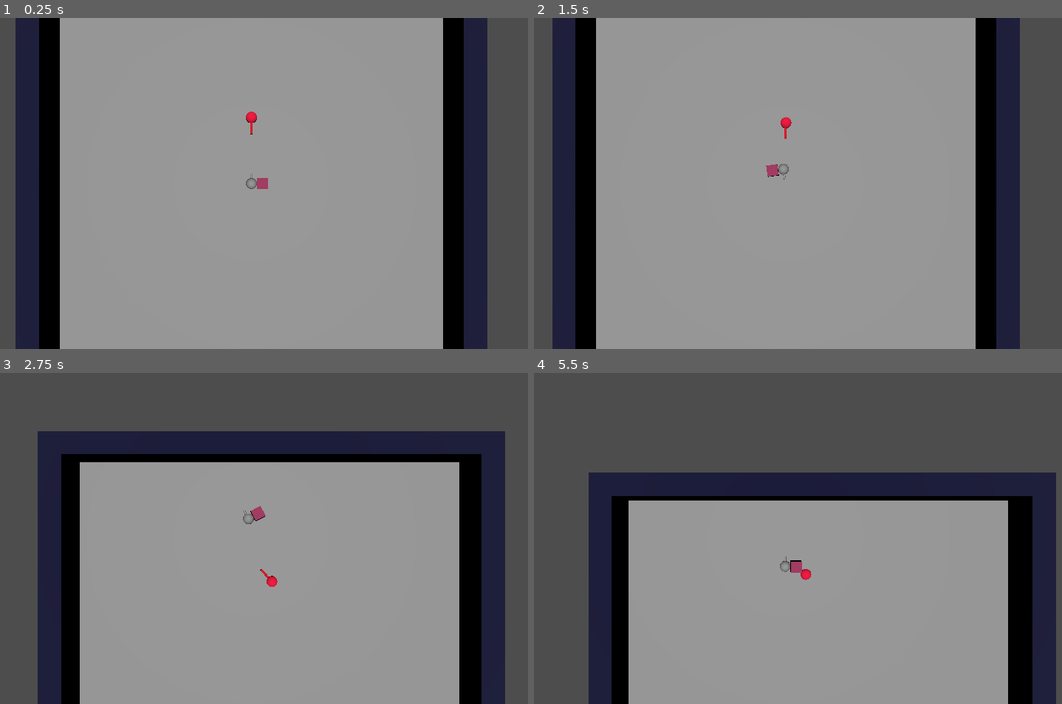
Above: before the commit, frames 1-4 (two rows, left to right).
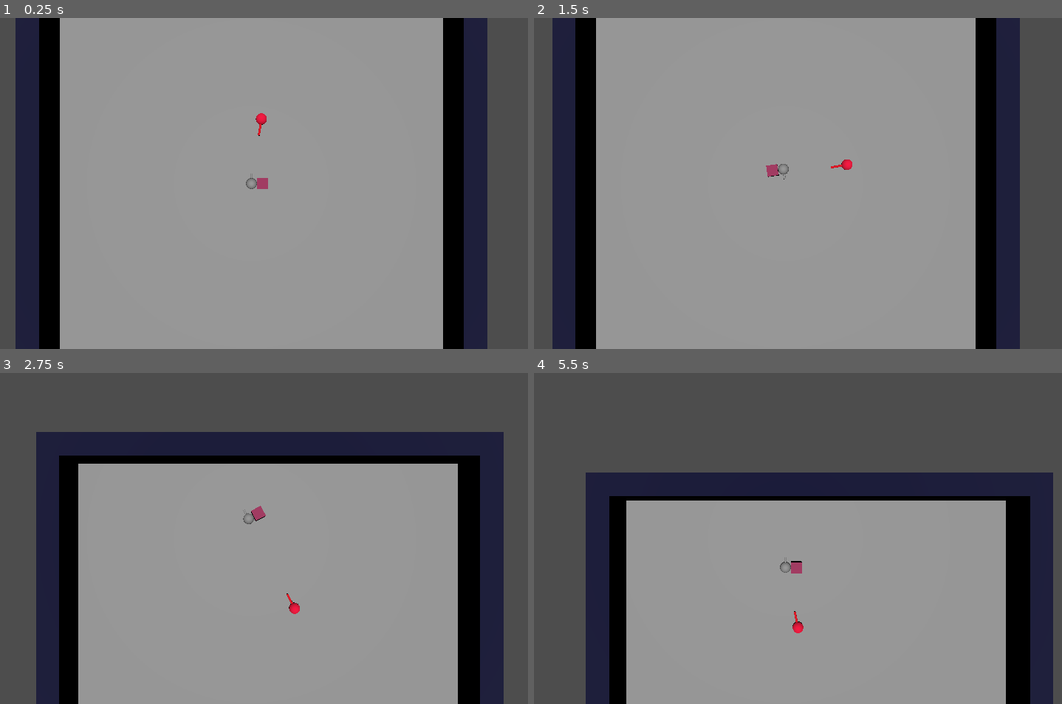
Above: after the commit, the same moments.

Repository: karstenpedersen/robo-blocks
Game: Godot game, scene res://src/scenes/game-scenes/tobias-world.tscn
Same seed, same stepped clock (60 frames per second), same inputs: the game is played once before the commit and once after it. This scene is started directly instead of the project's main scene.
Inputs (mouse positions are in pixels of both pictures, inside the frame that each line leads up to):
- Up to frame 1 (0.25 s): no input
- Up to frame 2 (1.5 s): move the mouse to (914, 166) at 0.52 s; hold D (move_right) 0.53-1.28 s; tap V (death) at 0.6 s; move the mouse to (666, 200) at 1.27 s; hold S (move_down) from 1.28 s (still down); tap P (increase_points) at 1.35 s
- Up to frame 3 (2.75 s): move the mouse to (311, 465) at 2.02 s; release S (move_down) at 2.03 s; hold D (move_right) from 2.03 s (still down); hold Shift (sprint) from 2.03 s (still down)
- Up to frame 4 (5.5 s): move the mouse to (755, 604) at 2.77 s; release D (move_right) at 2.78 s; release Shift (sprint) at 2.78 s; hold W (move_up) 2.78-3.53 s; tap one key every 0.75 s from 2.85 s: V (death) P (increase_points) Shift (sprint) V (death); move the mouse to (961, 588) at 3.52 s; hold A (move_left) 3.53-5.03 s; move the mouse to (607, 488) at 4.27 s; move the mouse to (813, 538) at 5.02 s; hold S (move_down) from 5.03 s (still down)

The runs differ from the first frame. In frame 1, 0.1% of the frame differs, in the area x 46-51%, y 28-36%; in frame 2, 0.1%; in frame 3, 2.4%, in the area x 6-96%, y 17-100%; in frame 4, 2.0%.

Commit message:
Add strafing to enemy

Diff:
--- a/src/entities/enemies/enemy.gd
+++ b/src/entities/enemies/enemy.gd
@@ -6,11 +6,14 @@
 	FOLLOW_TARGET,
 }
 
-@export var accel = 4000
-@export var max_speed = 6
+@export var forward_accel = 4000
+@export var strafe_accel = 500
+@export var max_speed = 4
 
-# Distance at which the enemy stops moving towards player
-@export var follow_distance = 8
+# Distance at which the enemy tries to keep the player
+@export var follow_distance = 5
+# Tolerance for follow distance
+@export var follow_distance_tolerance = 1
 
 # Difference in radians where enemy will follow player
 @export var follow_angle_threshold = 0.2
@@ -39,7 +42,7 @@
 		EnemyMode.IDLE:
 			pass
 		EnemyMode.WANDER:
-			apply_force(transform.basis.z.normalized() * accel * delta)
+			apply_force(transform.basis.z.normalized() * forward_accel * delta)
 		EnemyMode.FOLLOW_TARGET:
 			#var direction = position.direction_to(target.position)
 			#var target_angle = atan2(direction.x, direction.z)
@@ -47,8 +50,22 @@
 
 			var distance = position.distance_to(target.position)
 			var angle_diff = turret.get_angle_diff()
-			if distance > follow_distance and angle_diff < follow_angle_threshold:
-				apply_force(transform.basis.z.normalized() * accel * delta)
+			var distance_diff = abs(distance - follow_distance)
+			if angle_diff < follow_angle_threshold and distance < follow_distance + follow_distance_tolerance:
+				apply_force(transform.basis.x.normalized() * forward_accel * delta)
+			if angle_diff < follow_angle_threshold:
+				if distance_diff > follow_distance_tolerance:
+					print("dont strafe")
+					if distance > follow_distance:
+						apply_force(transform.basis.z.normalized() * forward_accel * delta)
+					elif distance < follow_distance:
+						apply_force(-transform.basis.z.normalized() * forward_accel * delta)
+				else:
+					print("strafe")
+					apply_force(transform.basis.x.normalized() * strafe_accel * delta)
+
+
+
 
 func _integrate_forces(state: PhysicsDirectBodyState3D) -> void:
 	var velocity = state.get_linear_velocity()
--- a/src/scenes/game-scenes/tobias-world.tscn
+++ b/src/scenes/game-scenes/tobias-world.tscn
@@ -33,6 +33,9 @@
 
 [node name="Enemy" parent="." node_paths=PackedStringArray("target") instance=ExtResource("1_ncr6m")]
 transform = Transform3D(1, 0, 0, 0, 1, 0, 0, 0, 1, 0, 1, -6)
+max_speed = 4
+follow_distance = 5
+follow_angle_threshold = 0.2
 target = NodePath("../Player")
 
 [node name="Player" parent="." instance=ExtResource("1_7jdfq")]
